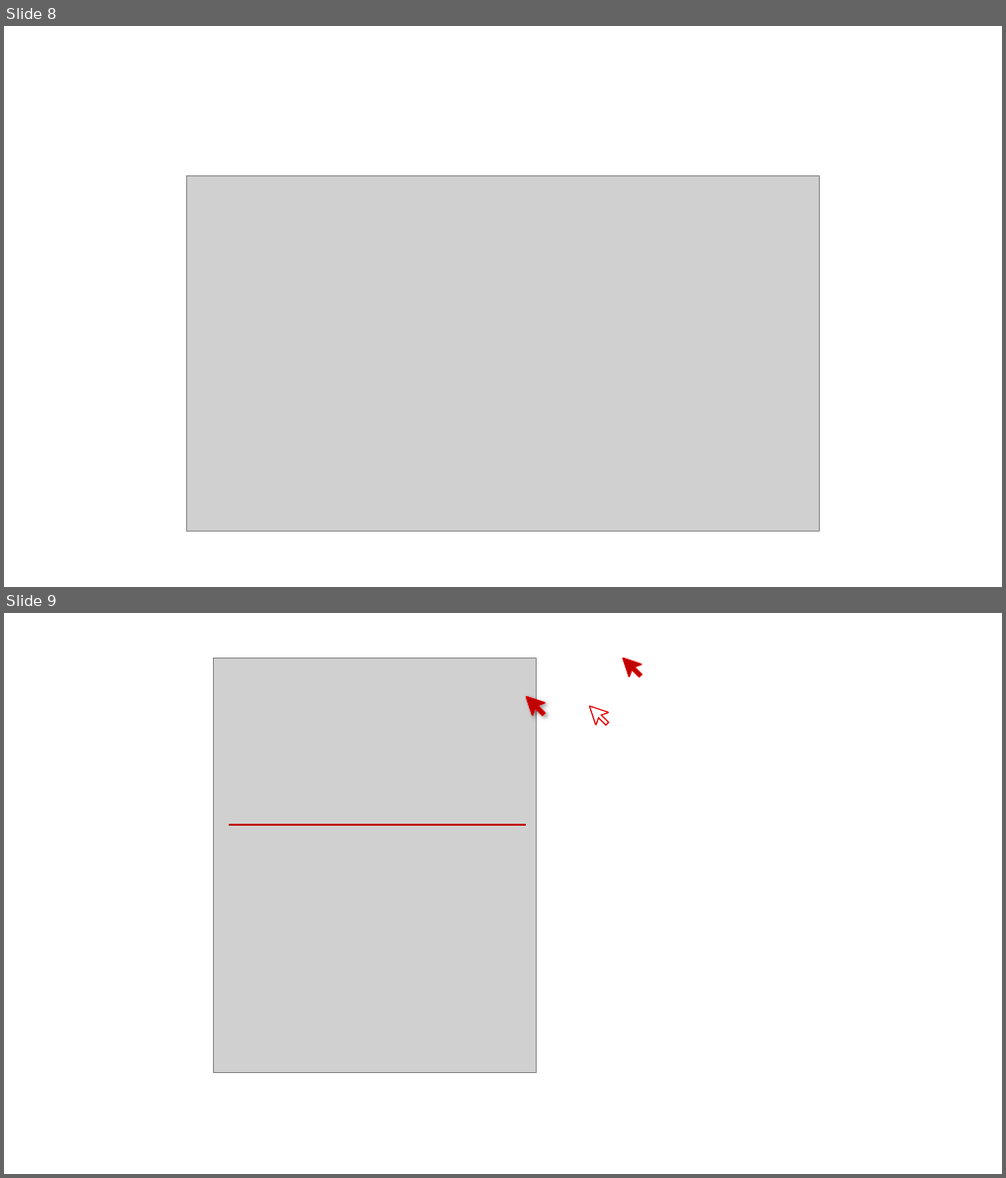
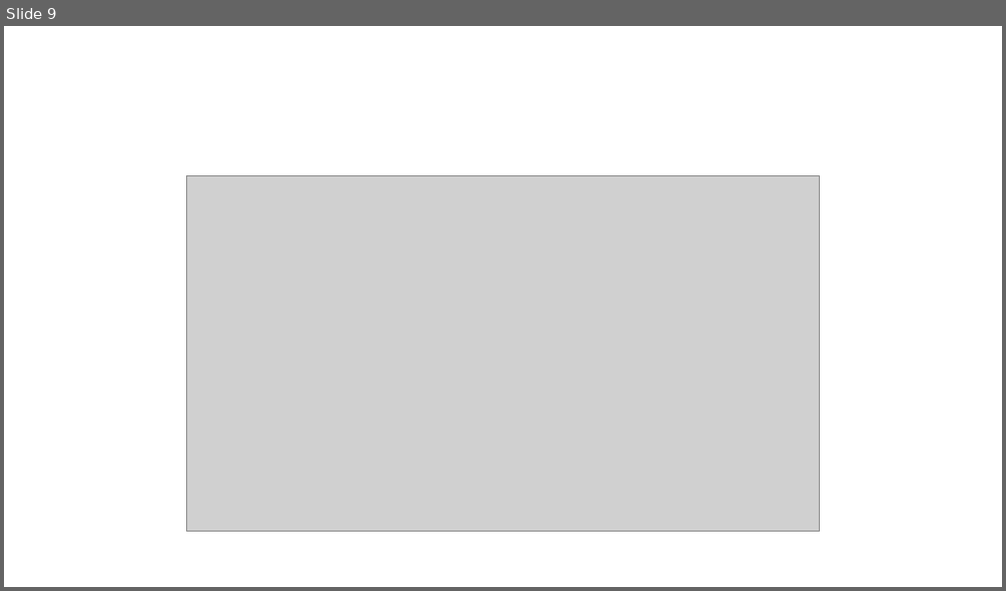
Before and after one commit to umich-brcf-bioinf/2022-08-08-umich-rnaseq-demystified, a slide deck: source/images/source/RSD_workshop_intro.pptx. Shown one above the other, each under a label of ours: slides 8 and 9 before the commit, slide 9 after it. The pictures are 1006x1178 and 1006x591 pixels, drawn with LibreOffice and Linux fonts; fonts in the diff are those of the drawing; grey boxes stand for pictures. Boxes give left, top, right and bottom in pixels: in the first picture for what was removed or moved away, otherwise in the second. Text is boxed around its words. In the diff, an @@ line names an element or a change of style, - is before the commit and + after.

```diff
--- a/source/images/source/RSD_workshop_intro.pptx
+++ b/source/images/source/RSD_workshop_intro.pptx
@@ slide 9 removed at (4,613,1002,1174), background #FFFFFF @@
@@ picture removed at (213,658,536,1072) @@
@@ freeform shape removed at (623,658,642,677) @@
@@ freeform shape removed at (526,696,546,716) @@
@@ freeform shape removed at (589,706,609,725) @@
@@ line removed from (229, 825) to (526, 825) @@
@@ what was slide 8 is now slide 9 @@
```
Also in this commit, not shown: 1 slide changed, 2 slides added, 48 other files.
